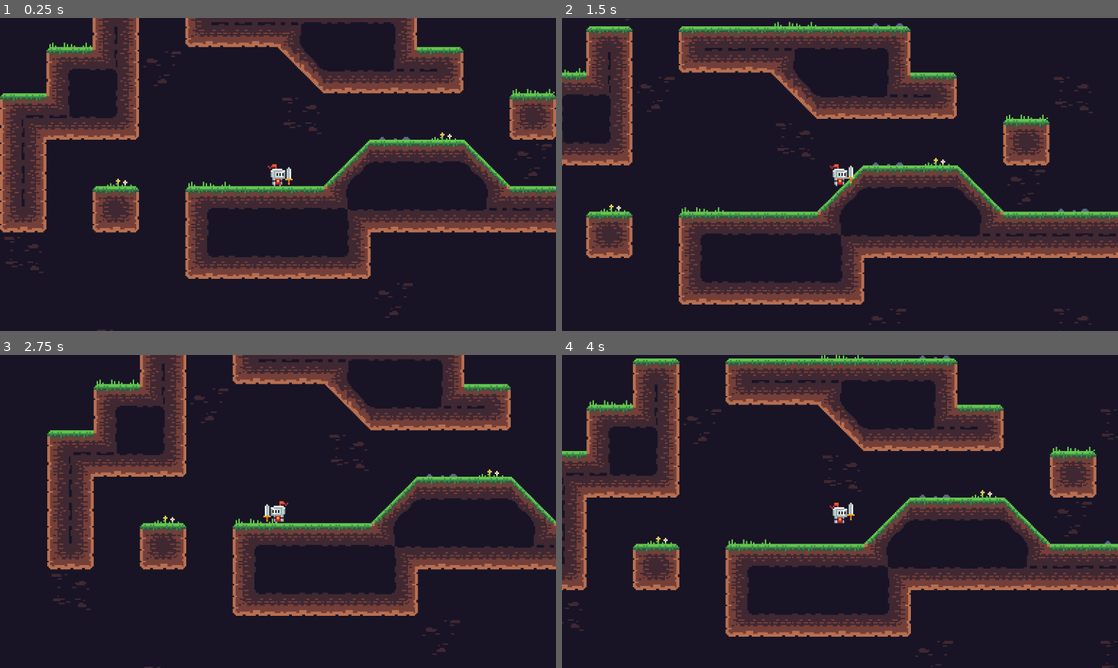
Above: before the commit, frames 1-4 (two rows, left to right).
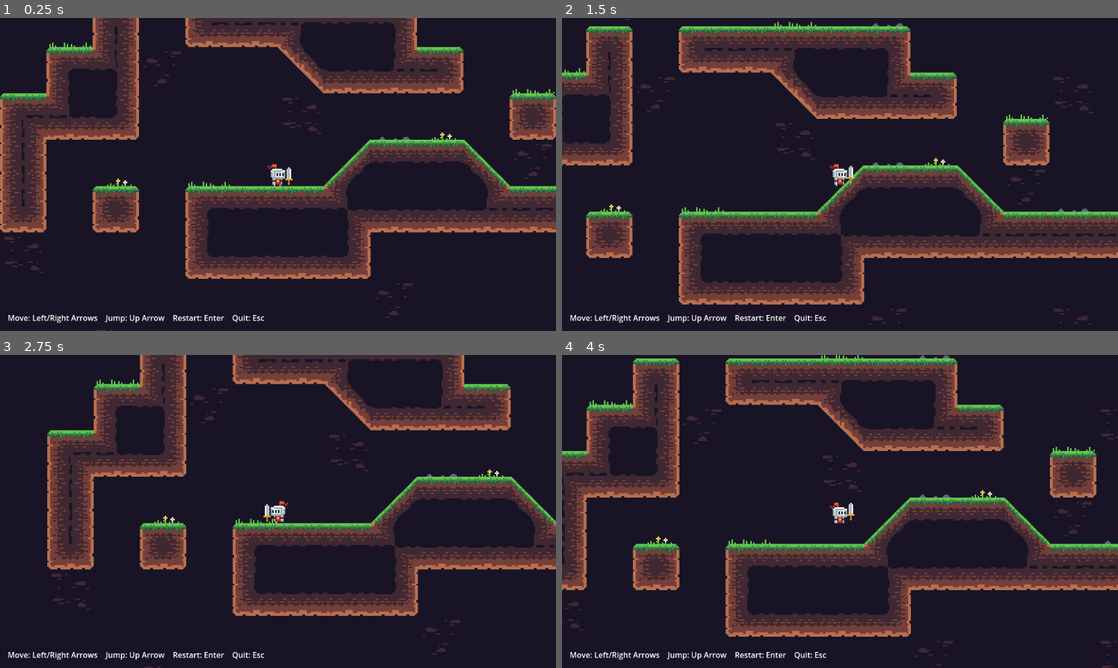
Above: after the commit, the same moments.

Repository: dojeda1/tilesets-demo
Game: Godot game, scene res://platformer_world.tscn
Same seed, same stepped clock (60 frames per second), same inputs: the game is played once before the commit and once after it.
Inputs:
- Up to frame 1 (0.25 s): no input
- Up to frame 2 (1.5 s): tap Enter (ui_accept) at 0.5, 0.77 s; hold Right (ui_right) from 0.53 s (still down)
- Up to frame 3 (2.75 s): tap Enter (ui_accept) at 1.52 s; release Right (ui_right) at 2.03 s; hold Left (ui_left) from 2.03 s (still down)
- Up to frame 4 (4 s): release Left (ui_left) at 2.78 s; hold Right (ui_right) from 2.78 s (still down); tap Enter (ui_accept) at 3.02, 3.77 s

The runs differ from the first frame. In frame 1, 0.5% of the frame differs, in the area x 1-48%, y 94-98%; in frame 2, 0.5%; in frame 3, 0.5%; in frame 4, 0.5%.

Commit message:
added controls text.

Diff:
--- a/examples/platformer/player_platformer.tscn
+++ b/examples/platformer/player_platformer.tscn
@@ -191,3 +191,40 @@
 
 [node name="Camera2D" type="Camera2D" parent="."]
 zoom = Vector2(3, 3)
+
+[node name="CanvasLayer" type="CanvasLayer" parent="."]
+
+[node name="MarginContainer" type="MarginContainer" parent="CanvasLayer"]
+anchors_preset = 15
+anchor_right = 1.0
+anchor_bottom = 1.0
+grow_horizontal = 2
+grow_vertical = 2
+theme_override_constants/margin_left = 16
+theme_override_constants/margin_top = 16
+theme_override_constants/margin_right = 16
+theme_override_constants/margin_bottom = 16
+
+[node name="HBoxContainer" type="HBoxContainer" parent="CanvasLayer/MarginContainer"]
+layout_mode = 2
+size_flags_horizontal = 0
+size_flags_vertical = 8
+theme_override_constants/separation = 16
+
+[node name="Move" type="Label" parent="CanvasLayer/MarginContainer/HBoxContainer"]
+layout_mode = 2
+text = "Move: Left/Right Arrows
+"
+
+[node name="Jump" type="Label" parent="CanvasLayer/MarginContainer/HBoxContainer"]
+layout_mode = 2
+text = "Jump: Up Arrow
+"
+
+[node name="Restart" type="Label" parent="CanvasLayer/MarginContainer/HBoxContainer"]
+layout_mode = 2
+text = "Restart: Enter"
+
+[node name="Quit" type="Label" parent="CanvasLayer/MarginContainer/HBoxContainer"]
+layout_mode = 2
+text = "Quit: Esc"
--- a/examples/top-down/player_top_down.tscn
+++ b/examples/top-down/player_top_down.tscn
@@ -191,3 +191,35 @@
 
 [node name="Camera2D" type="Camera2D" parent="."]
 zoom = Vector2(4, 4)
+
+[node name="CanvasLayer" type="CanvasLayer" parent="."]
+
+[node name="MarginContainer" type="MarginContainer" parent="CanvasLayer"]
+anchors_preset = 15
+anchor_right = 1.0
+anchor_bottom = 1.0
+grow_horizontal = 2
+grow_vertical = 2
+theme_override_constants/margin_left = 16
+theme_override_constants/margin_top = 16
+theme_override_constants/margin_right = 16
+theme_override_constants/margin_bottom = 16
+
+[node name="HBoxContainer" type="HBoxContainer" parent="CanvasLayer/MarginContainer"]
+layout_mode = 2
+size_flags_horizontal = 0
+size_flags_vertical = 8
+theme_override_constants/separation = 16
+
+[node name="Move" type="Label" parent="CanvasLayer/MarginContainer/HBoxContainer"]
+layout_mode = 2
+text = "Move: Arrow Keys
+"
+
+[node name="Restart" type="Label" parent="CanvasLayer/MarginContainer/HBoxContainer"]
+layout_mode = 2
+text = "Restart: Enter"
+
+[node name="Quit" type="Label" parent="CanvasLayer/MarginContainer/HBoxContainer"]
+layout_mode = 2
+text = "Quit: Esc"
